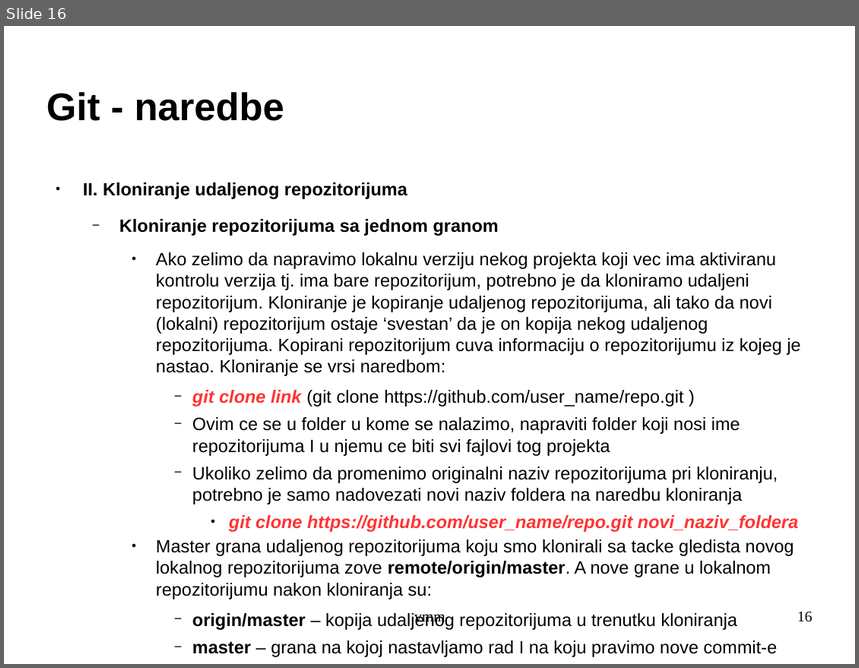
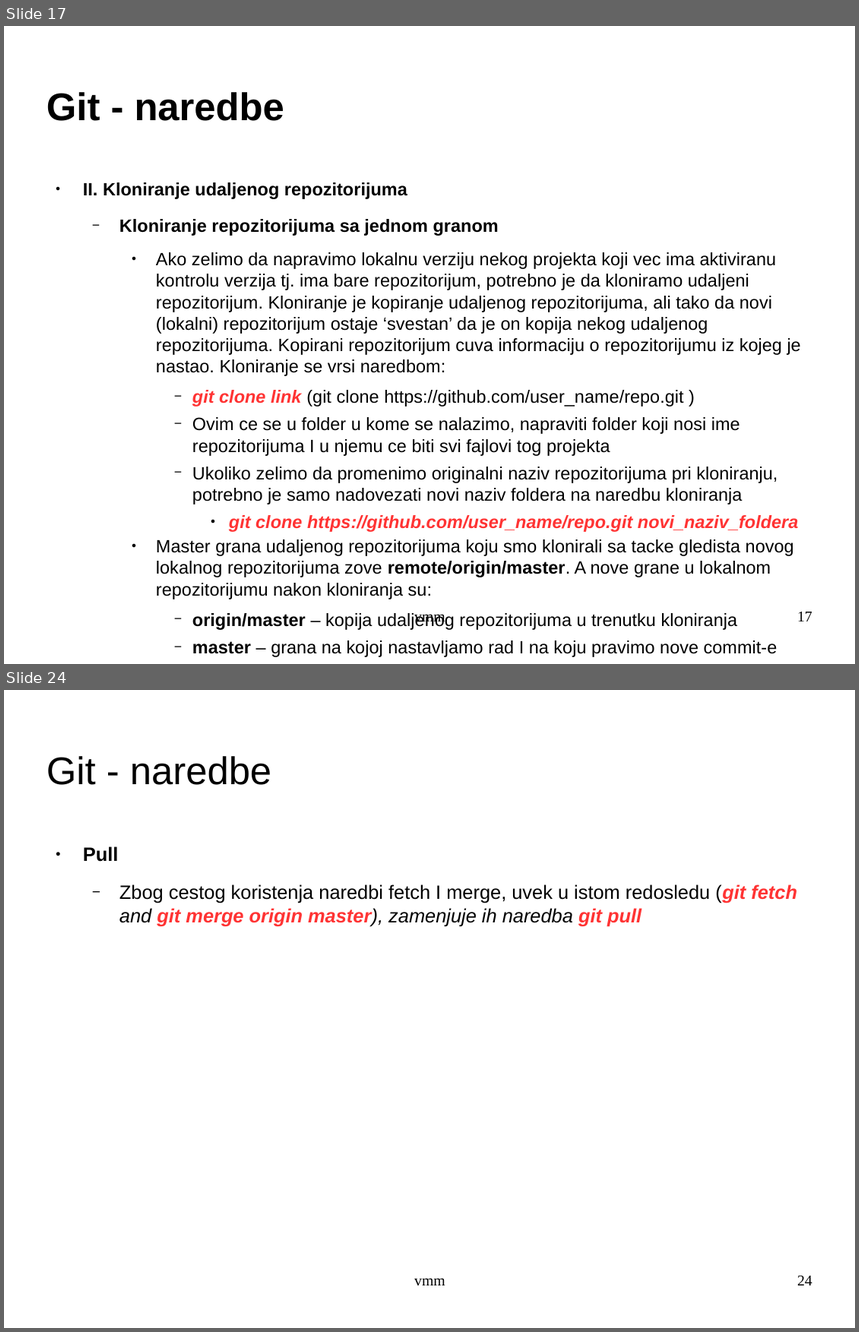
Before and after one commit to archpriestgnu/git_tut, a slide deck: git.odp. Shown one above the other, each under a label of ours: slide 16 before the commit, slides 17 and 24 after it; the slides between them are not shown. The pictures are 859x668 and 859x1332 pixels, drawn with LibreOffice and Linux fonts; fonts in the diff are those of the drawing; background and template pictures are left out. Boxes give left, top, right and bottom in pixels: in the first picture for what was removed or moved away, otherwise in the second. Text is boxed around its words. In the diff, an @@ line names an element or a change of style, - is before the commit and + after.

```diff
--- a/git.odp
+++ b/git.odp
@@ slide 24 added at (4, 690, 855, 1328), background picture (left out) @@
@@ title added at (47, 756, 272, 785), 36 pt, text #000000 @@
+Git - naredbe
@@ text added at (83, 847, 797, 926), 18 pt, text #000000 @@
+● Pull
+  − Zbog cestog koristenja naredbi fetch I merge, uvek u istom redosledu (git fetch and git merge origin master), zamenjuje ih naredba git pull
@@ text added at (414, 1278, 446, 1286), 14 pt, text #000000 @@
+vmm
@@ page number added at (797, 1276, 813, 1286), 14 pt, text #000000 @@
+24
@@ what was slide 16 is now slide 17 @@
@@ page number at (797, 612, 813, 622): text changed @@
-16
+17
```
Also in this commit, not shown: 1 slide changed, 10 other slides added.
